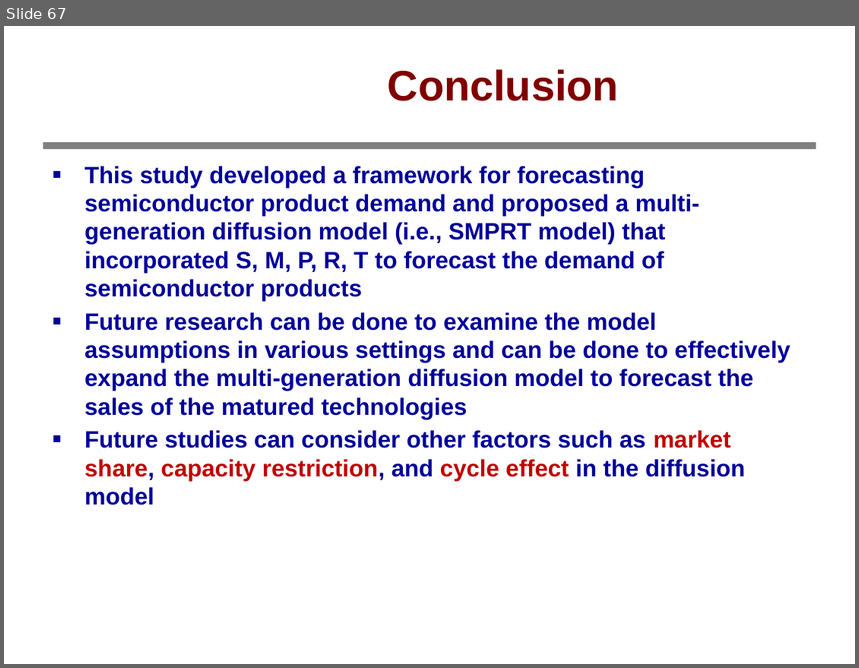
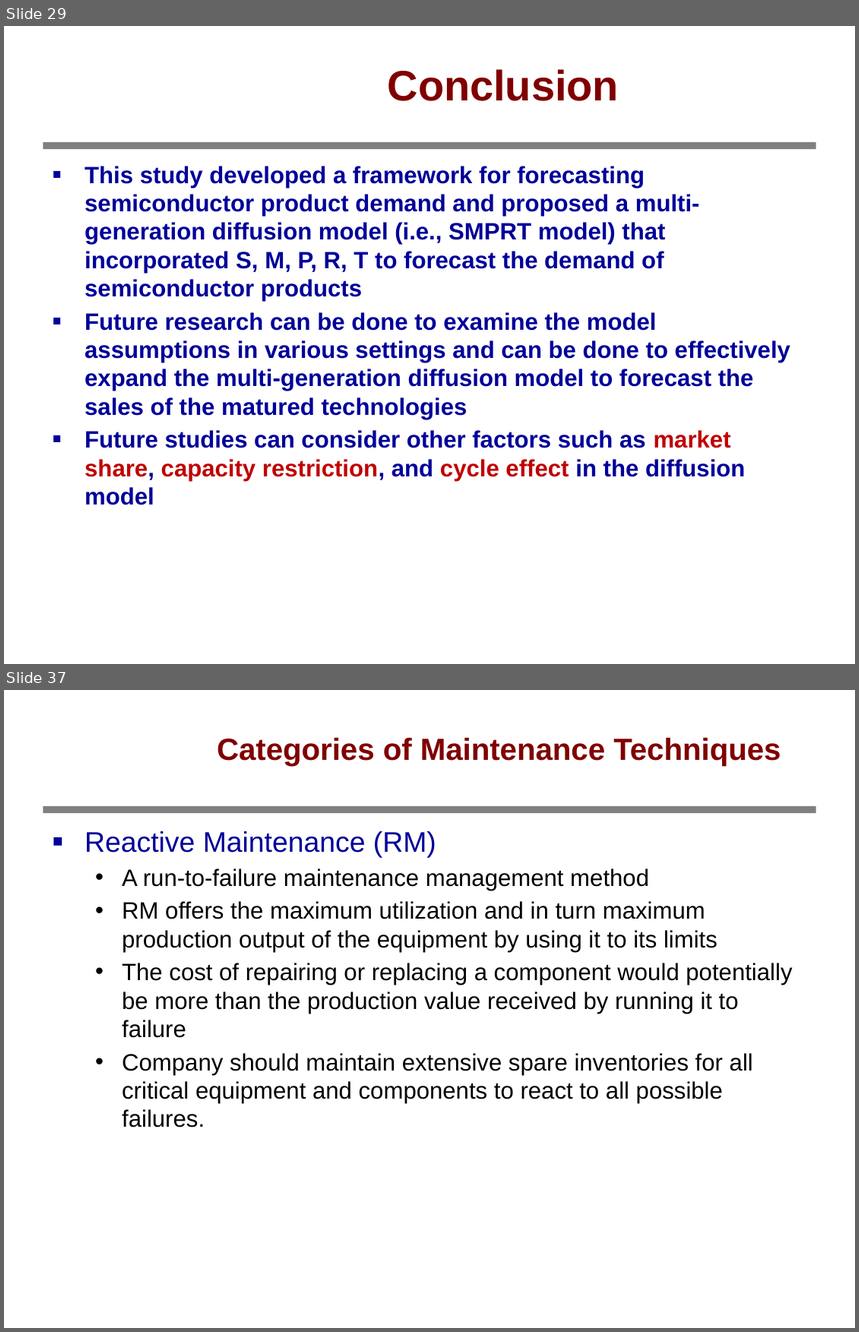
Before and after one commit to bbq9793101pohsien/Test_data, a slide deck: 學術交流.pptx. Shown one above the other, each under a label of ours: slide 67 before the commit, slides 29 and 37 after it; the slides between them are not shown. The pictures are 859x668 and 859x1332 pixels, drawn with LibreOffice and Linux fonts; fonts in the diff are those of the drawing; background and template pictures are left out. Boxes give left, top, right and bottom in pixels: in the first picture for what was removed or moved away, otherwise in the second. Text is boxed around its words. In the diff, an @@ line names an element or a change of style, - is before the commit and + after.

```diff
--- a/學術交流.pptx
+++ b/學術交流.pptx
@@ slide 37 added at [4, 690, 855, 1328], background #FFFFFF; not listed: 1 template element that a slide beside it also shows @@
@@ title added at [217, 737, 781, 766], 25.9 pt, text #800000, bold @@
+Categories of Maintenance Techniques
@@ text added at [85, 831, 792, 1128], 20 pt, text #000000 @@
+■ Reactive Maintenance (RM)
+  • A run-to-failure maintenance management method
+  • RM offers the maximum utilization and in turn maximum production output of the equipment by using it to its limits
+  • The cost of repairing or replacing a component would potentially be more than the production value received by running it to failure
+  • Company should maintain extensive spare inventories for all critical equipment and components to react to all possible failures.
@@ page number added at [654, 1304, 852, 1328], 12.9 pt, text #FFFFFF @@
+37
@@ what was slide 67 is now slide 29 @@
```
Also in this commit, not shown: 16 other slides added, 38 slides removed.
